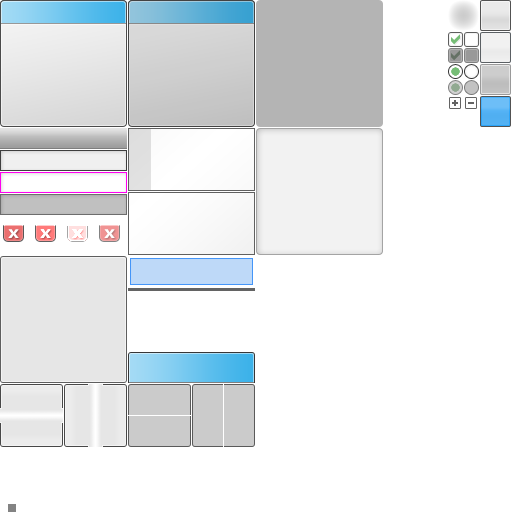
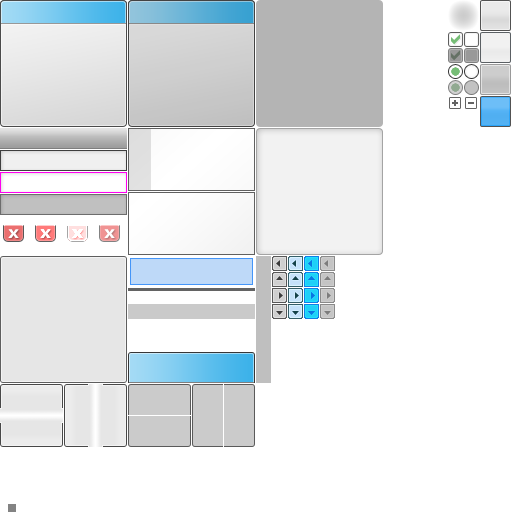
Layer changes from the first w=512, h=512 image to the second:
added group "Scrollbar" with 21 layers above "Window" over [128, 256, 335, 383]
added group "Horizontal" with 2 layers in group "Scrollbar" over [128, 304, 255, 319]
added group "Track" (1st of 2, in "Scrollbar" › "Horizontal") with 1 layers in group "Horizontal" over [128, 304, 255, 319]
added layer "Layer 8" (1st of 2, in "Scrollbar" › "Horizontal" › "Track") (90%) in group "Track" over [128, 304, 255, 319]
added group "Vertical" with 2 layers in group "Scrollbar" over [256, 256, 271, 383]
added group "Track" (2nd of 2, in "Scrollbar" › "Vertical") with 1 layers in group "Vertical" over [256, 256, 271, 383]
added layer "Layer 8" (2nd of 2, in "Scrollbar" › "Vertical" › "Track") (90%) in group "Track" over [256, 256, 271, 383]
added group "Button-Disabled" with 1 layers in group "Scrollbar" over [320, 256, 335, 319]
added layer "Shape 10" (1st of 7, in "Scrollbar" › "Button-Disabled") in group "Button-Disabled" over [320, 256, 335, 319]
added group "Button-Down" with 1 layers in group "Scrollbar" over [304, 256, 319, 319]
added layer "Shape 10" (2nd of 7, in "Scrollbar" › "Button-Down") in group "Button-Down" over [304, 256, 319, 319]
added group "Button-Hover" with 1 layers in group "Scrollbar" over [288, 256, 303, 319]
added layer "Shape 10" (3rd of 7, in "Scrollbar" › "Button-Hover") in group "Button-Hover" over [288, 256, 303, 319]
added group "Button" with 8 layers in group "Scrollbar" over [272, 256, 287, 319]
added group "Down" (2nd of 3, in "Scrollbar" › "Button") with 1 layers in group "Button" over [272, 304, 287, 319]
added layer "Shape 10" (4th of 7, in "Scrollbar" › "Button" › "Down") in group "Down" over [272, 304, 287, 319]
added group "Up" with 1 layers in group "Button" over [272, 272, 287, 287]
added layer "Shape 10" (5th of 7, in "Scrollbar" › "Button" › "Up") in group "Up" over [272, 272, 287, 287]
…and 4 more changes (4 added)
